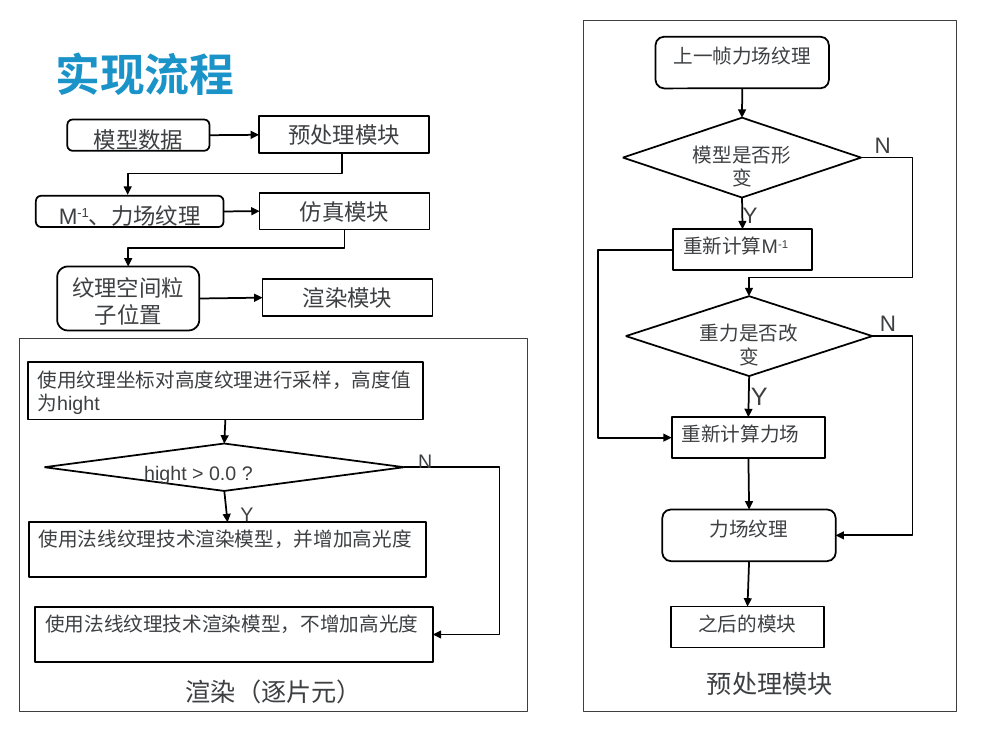
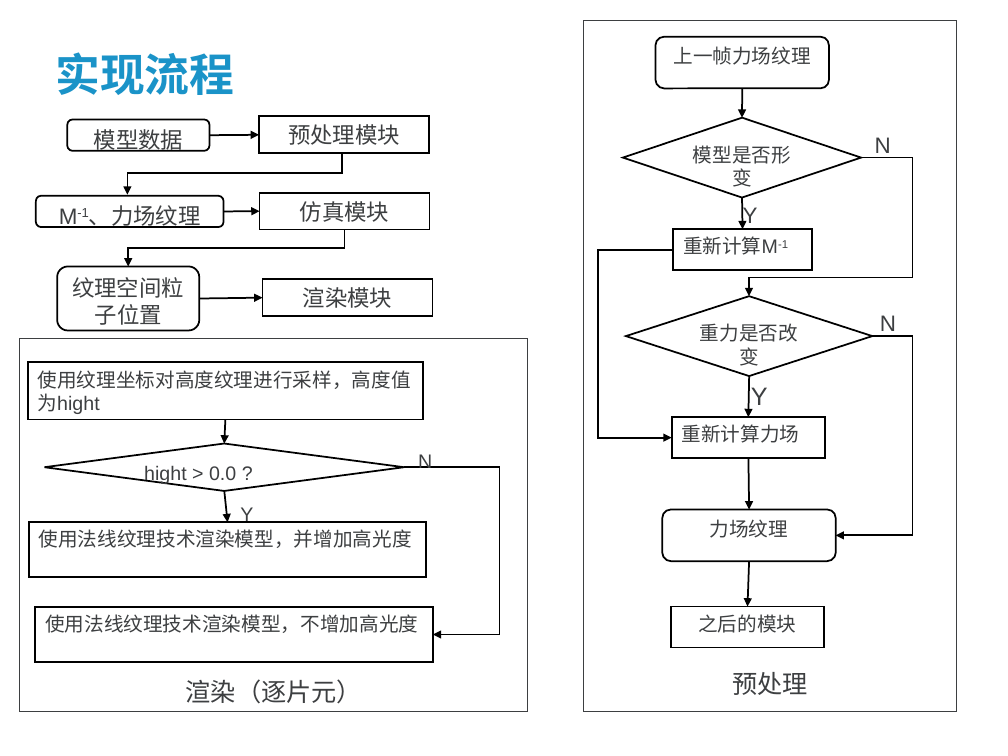
Before and after one commit to wsxmm1153/dissertation, a slide deck: slide 15 of paper/答辩讲稿.ppt. Drawn at 1008x756 pixels with LibreOffice and Linux fonts; fonts in the diff are those of the drawing; background and template pictures are left out. Boxes give left, top, right and bottom in pixels: in the first picture for what was removed or moved away, otherwise in the second. Text is boxed around its words. In the diff, an @@ line names an element or a change of style, - is before the commit and + after.

```diff
--- a/paper/答辩讲稿.ppt
+++ b/paper/答辩讲稿.ppt
@@ text in rectangle at (732,672,808,695): text changed @@
-预处理模块
+预处理
```
Also in this commit, not shown: 8 other slides changed, 18 slides added, 1 slide removed, 2 other files.
